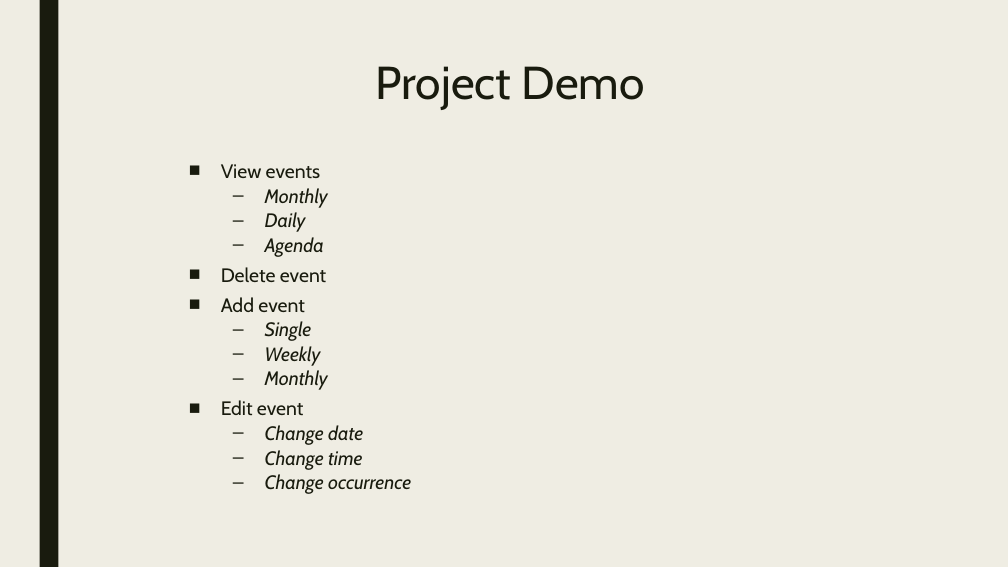
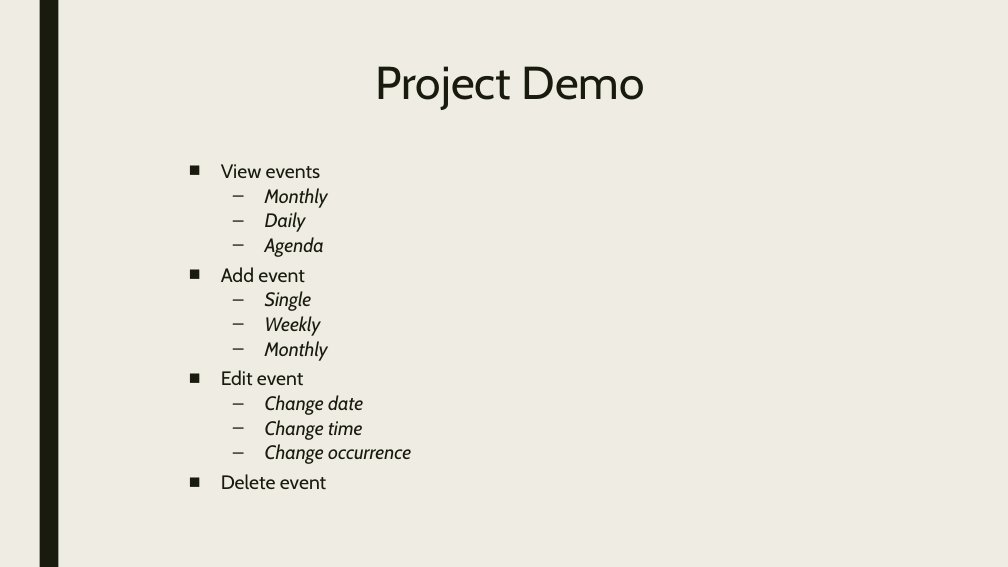
Before and after one commit to t3421/3354-Team-1, a slide deck: slide 2 of Team-1.pptx. Drawn at 1008x567 pixels with LibreOffice and Linux fonts; fonts in the diff are those of the drawing. Boxes give left, top, right and bottom in pixels: in the first picture for what was removed or moved away, otherwise in the second. Text is boxed around its words. In the diff, an @@ line names an element or a change of style, - is before the commit and + after.

Commit message:
adding to powerpoint
added to powerpoint and added pdf version of powerpoint

```diff
--- a/Team-1.pptx
+++ b/Team-1.pptx
@@ text at (x1=221, y1=267, x2=326, y2=282): paragraph removed @@
-■ Delete event
@@ text at (x1=221, y1=474, x2=326, y2=489): paragraph added @@
+■ Delete event
```
Also in this commit, not shown: 1 other slide changed, 1 slide added, 1 slide removed, 1 other file.
